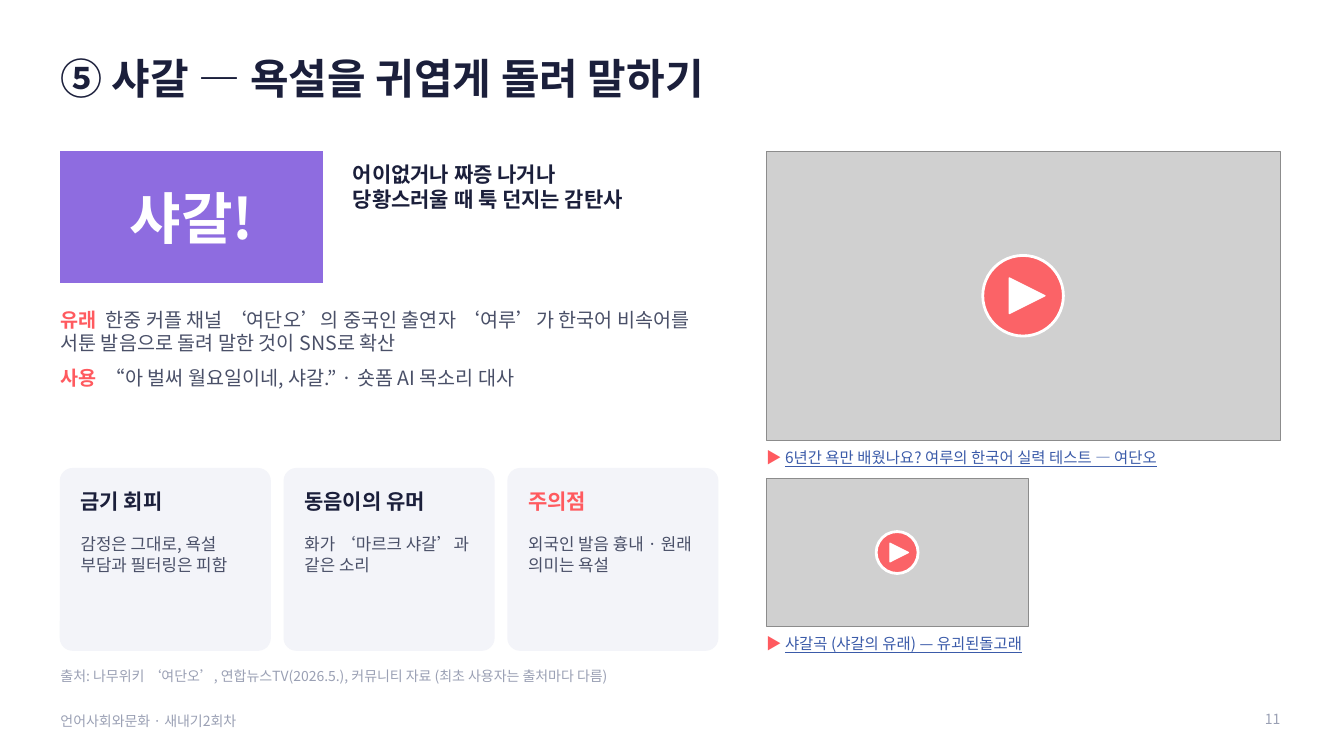
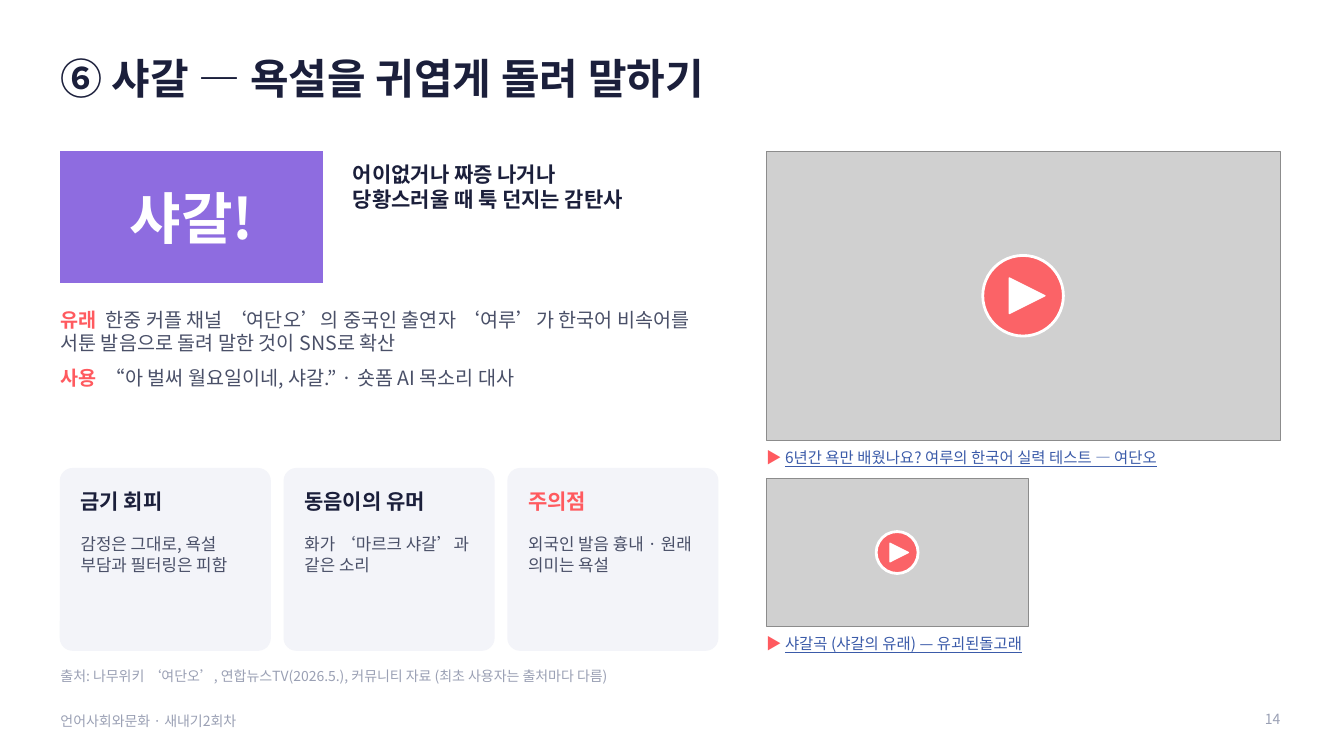
Before and after one commit to junseok7-cpu/hello, a slide deck: slide 14 of report/언어사회와문화_발표_새내기2회차.pptx (slide 11 before the commit). Drawn at 1344x756 pixels with LibreOffice and Linux fonts; fonts in the diff are those of the drawing; grey boxes stand for pictures. Boxes give left, top, right and bottom in pixels: in the first picture for what was removed or moved away, otherwise in the second. Text is boxed around its words. In the diff, an @@ line names an element or a change of style, - is before the commit and + after.

```diff
--- a/report/언어사회와문화_발표_새내기2회차.pptx
+++ b/report/언어사회와문화_발표_새내기2회차.pptx
@@ title at [60, 58, 704, 98]: text changed @@
-⑤ 샤갈 — 욕설을 귀엽게 돌려 말하기
+⑥ 샤갈 — 욕설을 귀엽게 돌려 말하기
@@ page number at [1265, 714, 1281, 724]: text changed @@
-11
+14
```
Also in this commit, not shown: 14 other slides changed, 4 slides added, 3 other files.
